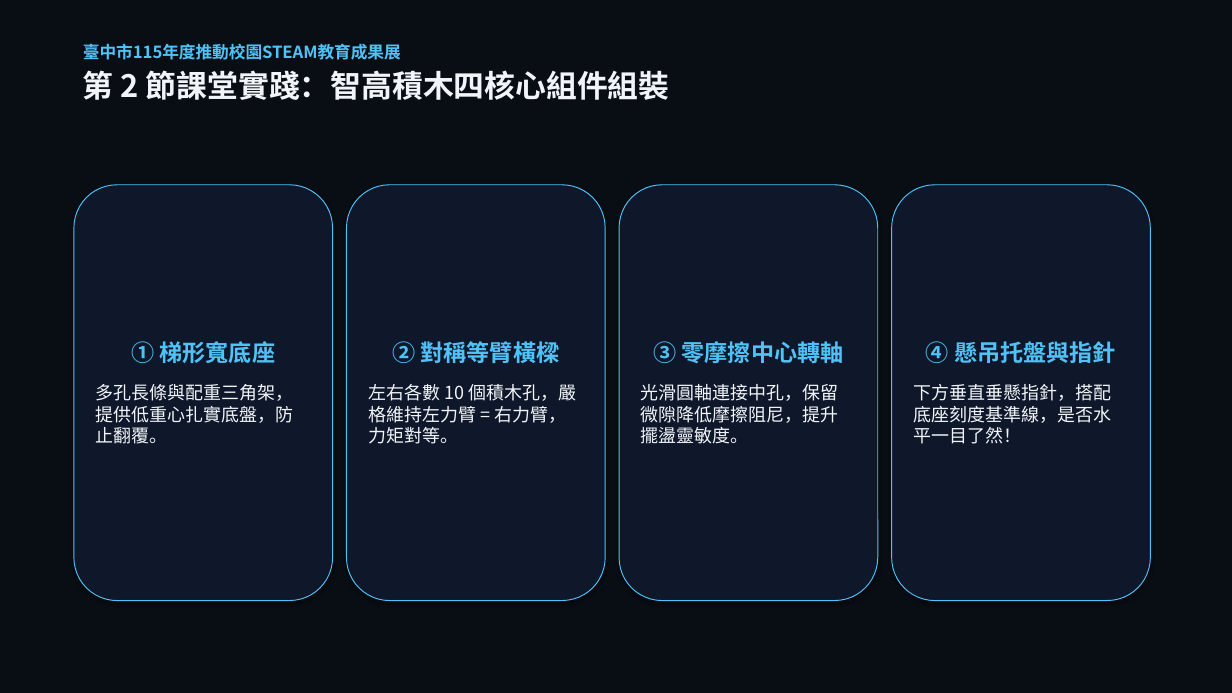
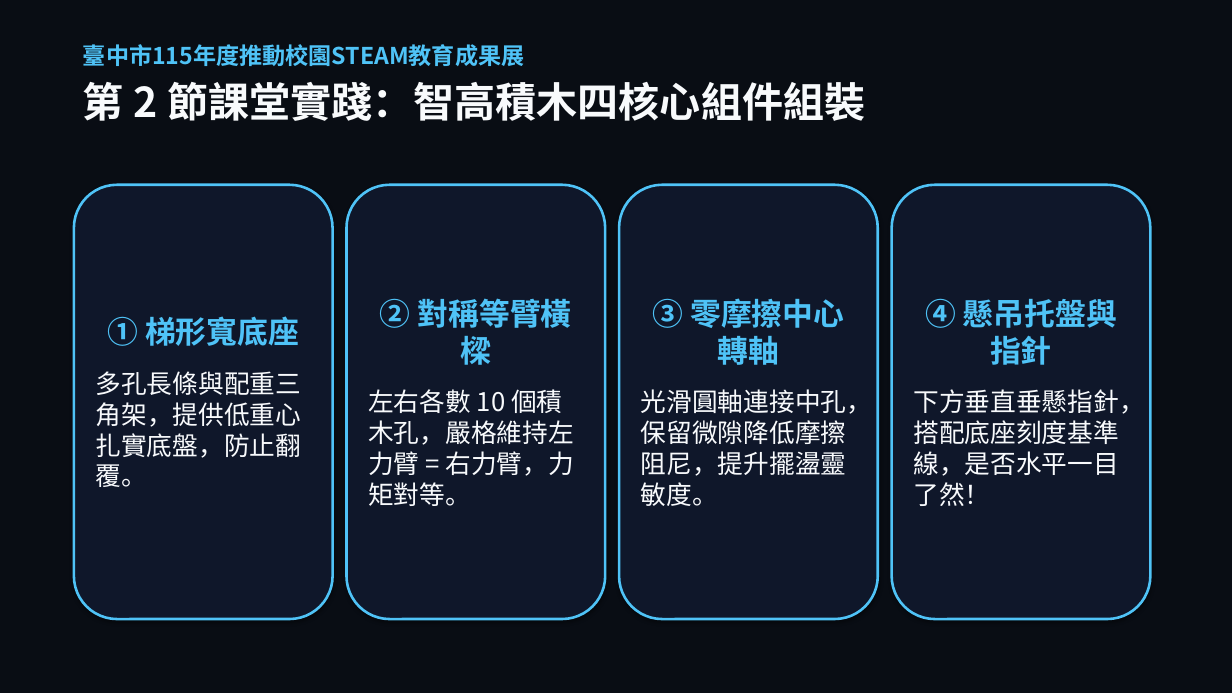
Before and after one commit to asc103138/steam-community-docs, a slide deck: slide 8 of 成果展繳交資料/臺中市梧棲區中正國小_STEAM成果展_5分鐘現場分享會簡報.pptx. Drawn at 1232x693 pixels with LibreOffice and Linux fonts; fonts in the diff are those of the drawing. Boxes give left, top, right and bottom in pixels: in the first picture for what was removed or moved away, otherwise in the second. Text is boxed around its words. In the diff, an @@ line names an element or a change of style, - is before the commit and + after.

```diff
--- a/成果展繳交資料/臺中市梧棲區中正國小_STEAM成果展_5分鐘現場分享會簡報.pptx
+++ b/成果展繳交資料/臺中市梧棲區中正國小_STEAM成果展_5分鐘現場分享會簡報.pptx
@@ text "臺中市115年度推動校園STEAM教育成果展" at [83, 44, 865, 121]: size 13 to 18 pt in "臺中市115年度推動校園STEAM教育成果展"; size 24 to 32 pt, text colour #F1F5F9 to #F8FAFC in "第 2 節課堂實踐：智高積木四核心組件組裝"; more space between paragraphs @@
@@ rounded rectangle "① 梯形寬底座": place and size @@
-rounded rectangle "① 梯形寬底座" at [74, 185, 333, 601]
+rounded rectangle "① 梯形寬底座" at [74, 185, 333, 619]
@@ rounded rectangle "① 梯形寬底座" at [74, 185, 333, 619]: size 18 to 24 pt in "① 梯形寬底座"; size 14 to 20 pt, text colour #F1F5F9 to #F8FAFC in "多孔長條與配重三角架，提供低重心扎實底盤，防止翻覆。"; more space between paragraphs; outline #4FC3F7 0.75 pt to #4FC3F7 2 pt @@
@@ rounded rectangle "② 對稱等臂橫樑": place and size @@
-rounded rectangle "② 對稱等臂橫樑" at [347, 185, 605, 601]
+rounded rectangle "② 對稱等臂橫樑" at [347, 185, 605, 619]
@@ rounded rectangle "② 對稱等臂橫樑" at [347, 185, 605, 619]: size 18 to 24 pt in "② 對稱等臂橫樑"; size 14 to 20 pt, text colour #F1F5F9 to #F8FAFC in "左右各數 10 個積木孔，嚴格維持左力臂 = 右力臂，力矩對等。"; more space between paragraphs; outline #4FC3F7 0.75 pt to #4FC3F7 2 pt @@
@@ rounded rectangle "③ 零摩擦中心轉軸": place and size @@
-rounded rectangle "③ 零摩擦中心轉軸" at [619, 185, 878, 601]
+rounded rectangle "③ 零摩擦中心轉軸" at [619, 185, 878, 619]
@@ rounded rectangle "③ 零摩擦中心轉軸" at [619, 185, 878, 619]: size 18 to 24 pt in "③ 零摩擦中心轉軸"; size 14 to 20 pt, text colour #F1F5F9 to #F8FAFC in "光滑圓軸連接中孔，保留微隙降低摩擦阻尼，提升擺盪靈敏度。"; more space between paragraphs; outline #4FC3F7 0.75 pt to #4FC3F7 2 pt @@
@@ rounded rectangle "④ 懸吊托盤與指針": place and size @@
-rounded rectangle "④ 懸吊托盤與指針" at [892, 185, 1151, 601]
+rounded rectangle "④ 懸吊托盤與指針" at [892, 185, 1151, 619]
@@ rounded rectangle "④ 懸吊托盤與指針" at [892, 185, 1151, 619]: size 18 to 24 pt in "④ 懸吊托盤與指針"; size 14 to 20 pt, text colour #F1F5F9 to #F8FAFC in "下方垂直垂懸指針，搭配底座刻度基準線，是否水平一目了然！"; more space between paragraphs; outline #4FC3F7 0.75 pt to #4FC3F7 2 pt @@
```
Also in this commit, not shown: 15 other slides changed, 3 other files.
